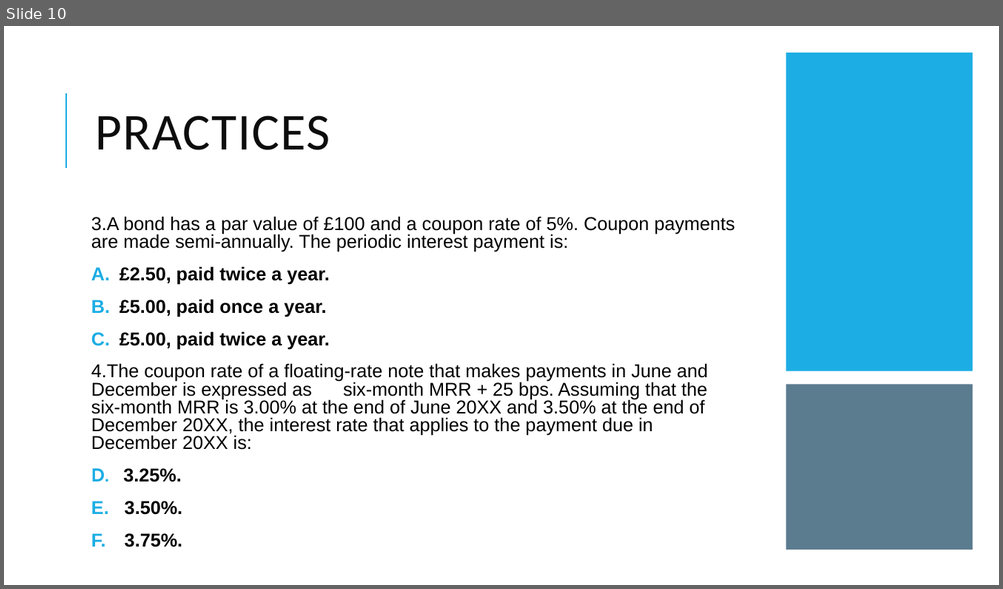
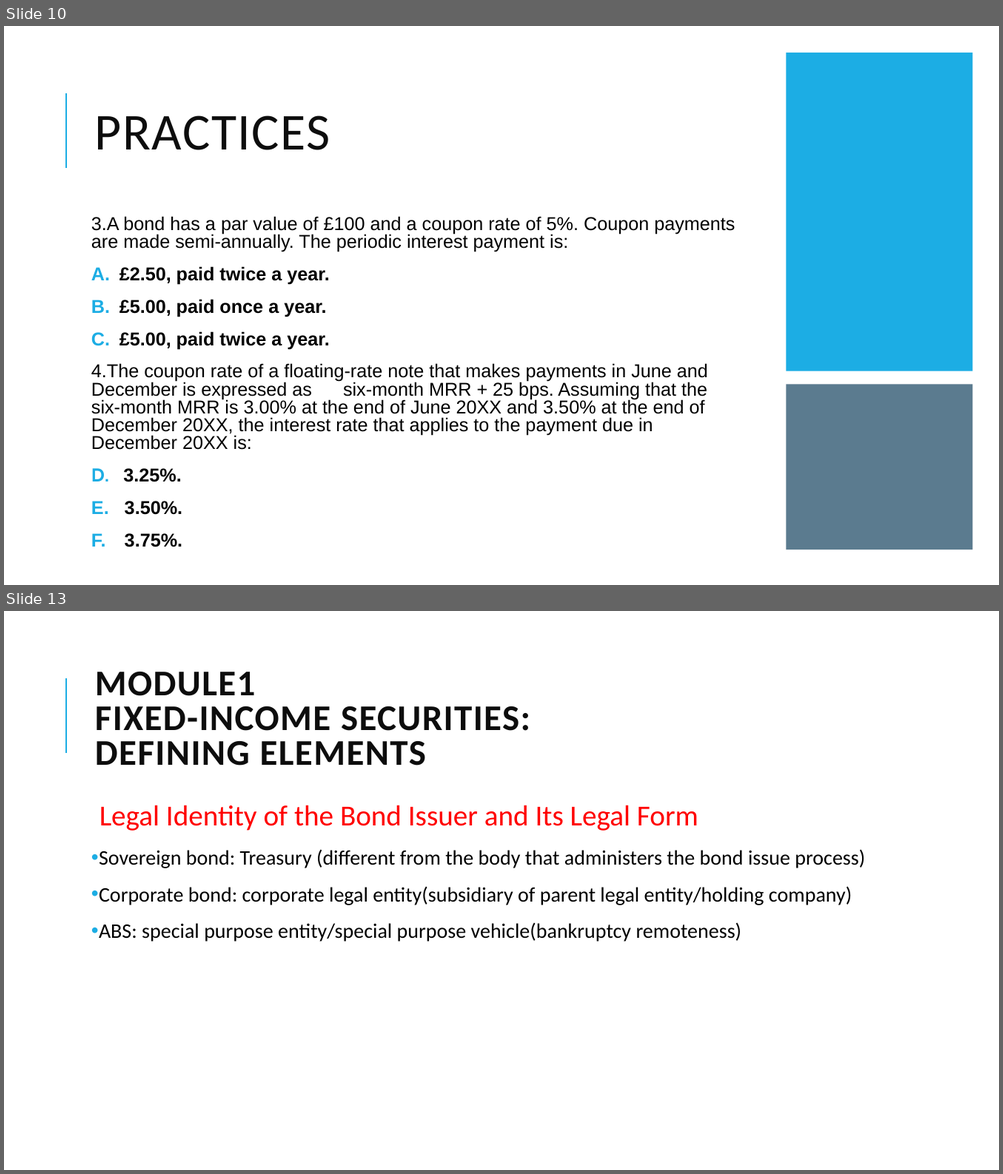
Before and after one commit to Isco0530/data, a slide deck: Fixed Income.pptx. Shown one above the other, each under a label of ours: slide 10 before the commit, slides 10 and 13 after it; the slides between them are not shown. The pictures are 1003x589 and 1003x1174 pixels, drawn with LibreOffice and Linux fonts; fonts in the diff are those of the drawing. Boxes give left, top, right and bottom in pixels: in the first picture for what was removed or moved away, otherwise in the second. Text is boxed around its words. In the diff, an @@ line names an element or a change of style, - is before the commit and + after.

```diff
--- a/Fixed Income.pptx
+++ b/Fixed Income.pptx
@@ slide 13 added at (x1=4, y1=611, x2=999, y2=1170), background #FFFFFF; not listed: 1 template element that a slide beside it also shows @@
@@ title added at (x1=95, y1=672, x2=530, y2=766), 35 pt, text #0D0D0D, bold @@
+MODULE1
+FIXED-INCOME SECURITIES:
+DEFINING ELEMENTS
@@ text added at (x1=99, y1=805, x2=865, y2=942), 20 pt, text #000000 @@
+  Legal Identity of the Bond Issuer and Its Legal Form
+• Sovereign bond: Treasury (different from the body that administers the bond issue process)
+• Corporate bond: corporate legal entity(subsidiary of parent legal entity/holding company)
+• ABS: special purpose entity/special purpose vehicle(bankruptcy remoteness)
```
Also in this commit, not shown: 9 other slides added, 2 slides removed, 1 other file.
